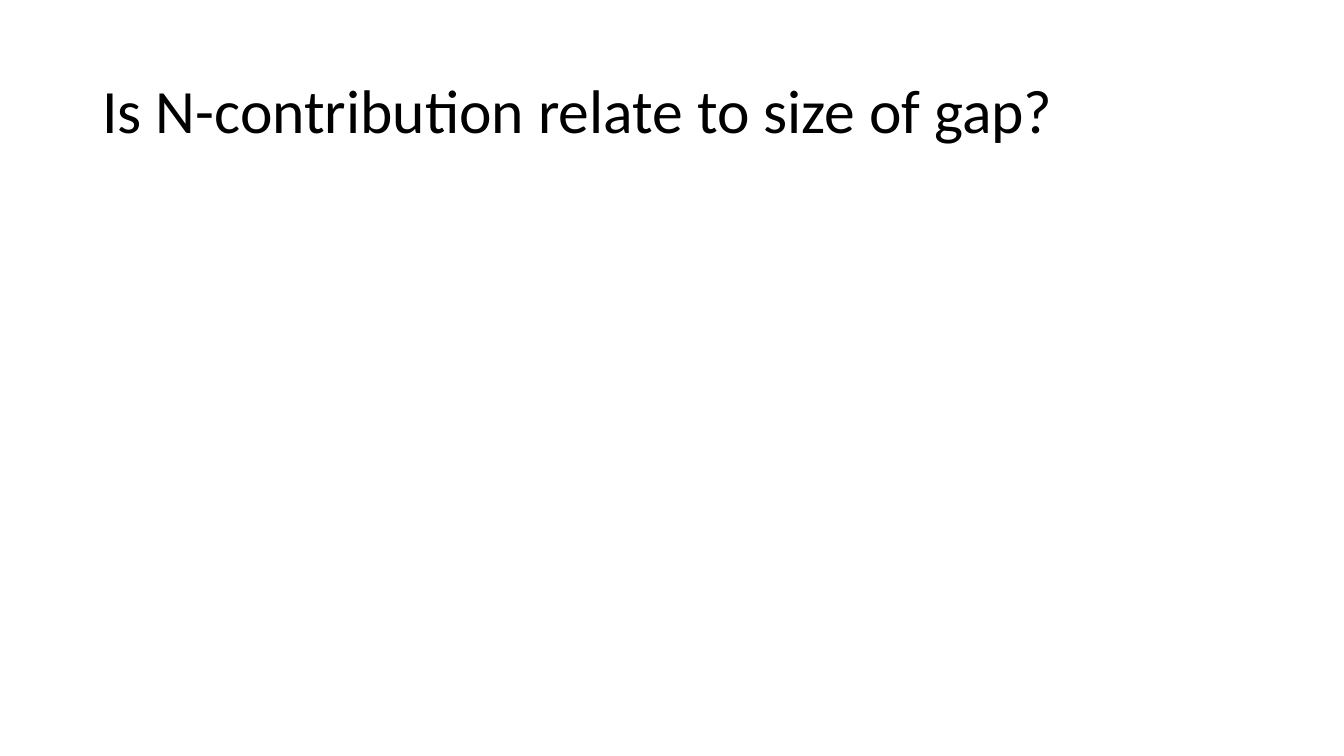
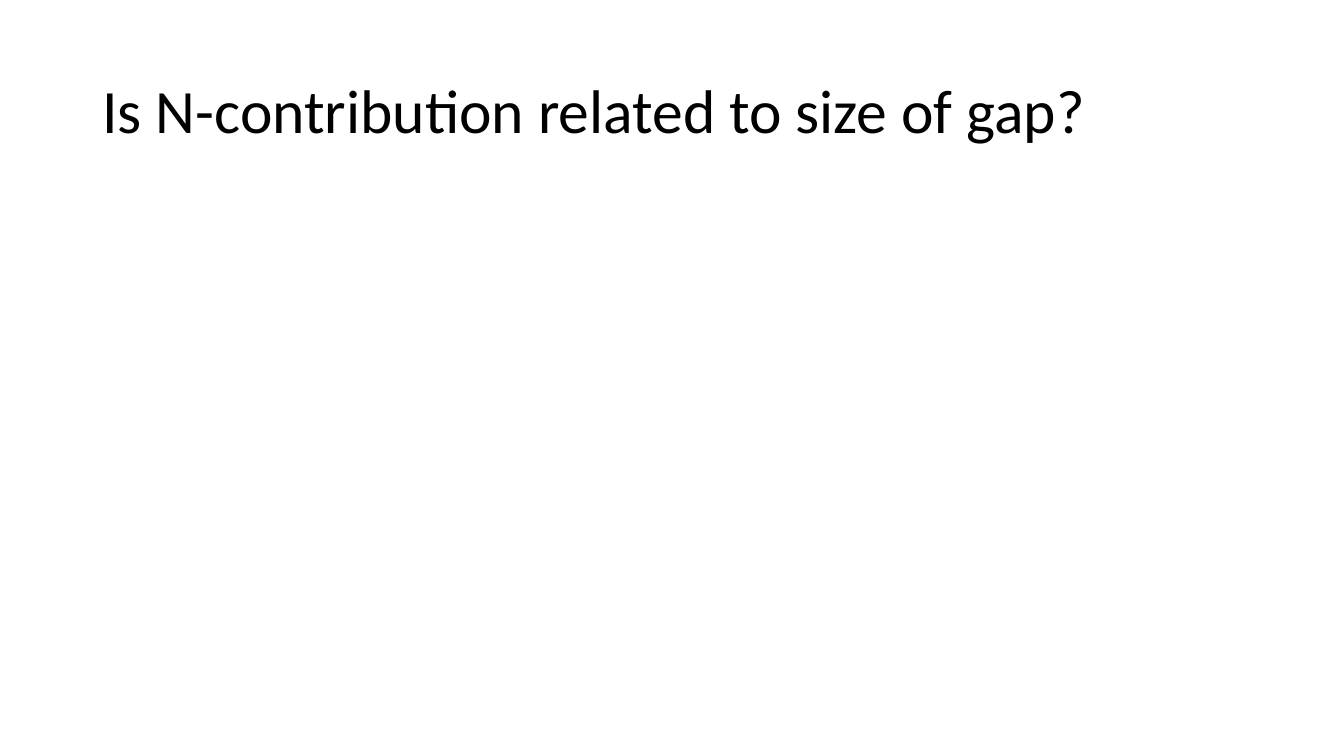
Before and after one commit to vanichols/ghproj_ccgap, a slide deck: slide 8 of talks/2021-03-24-Mike-Sot-mtg.pptx. Drawn at 1344x756 pixels with LibreOffice and Linux fonts; fonts in the diff are those of the drawing. Boxes give left, top, right and bottom in pixels: in the first picture for what was removed or moved away, otherwise in the second. Text is boxed around its words. In the diff, an @@ line names an element or a change of style, - is before the commit and + after.

```diff
--- a/talks/2021-03-24-Mike-Sot-mtg.pptx
+++ b/talks/2021-03-24-Mike-Sot-mtg.pptx
@@ title at <box>102,90,1085,144</box>: text changed @@
-Is N-contribution relate to size of gap?
+Is N-contribution related to size of gap?
```
Also in this commit, not shown: 2 other slides changed, 4 slides added, 6 slides removed, 6 other files.
